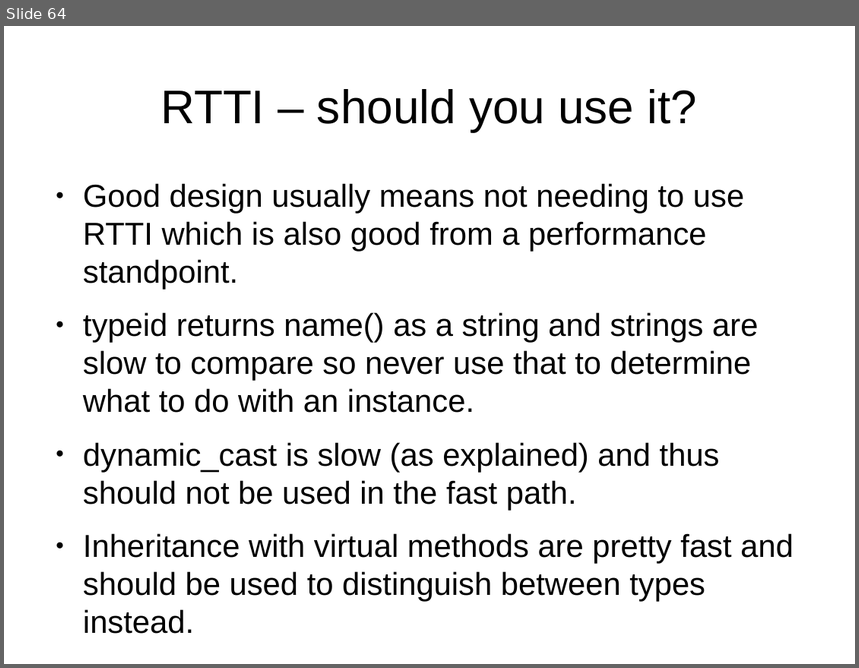
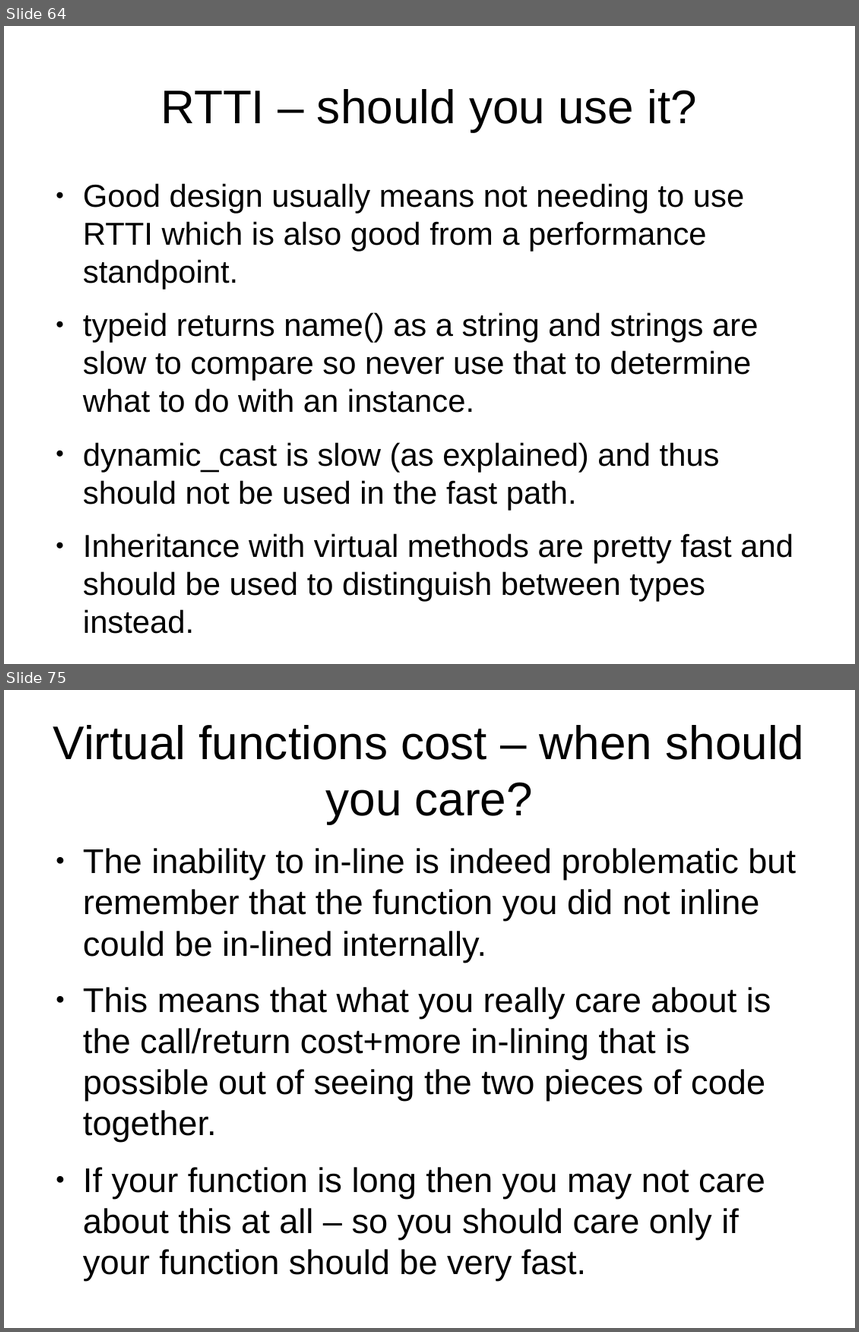
Before and after one commit to veltzer/demos-linux, a slide deck: multi_core/effective_cplusplus.odp. Shown one above the other, each under a label of ours: slide 64 before the commit, slides 64 and 75 after it; the slides between them are not shown. The pictures are 859x668 and 859x1332 pixels, drawn with LibreOffice and Linux fonts; fonts in the diff are those of the drawing. Boxes give left, top, right and bottom in pixels: in the first picture for what was removed or moved away, otherwise in the second. Text is boxed around its words. In the diff, an @@ line names an element or a change of style, - is before the commit and + after.

```diff
--- a/multi_core/effective_cplusplus.odp
+++ b/multi_core/effective_cplusplus.odp
@@ slide 75 added at (x1=4, y1=690, x2=855, y2=1328), background #FFFFFF @@
@@ title added at (x1=53, y1=725, x2=805, y2=825), 44 pt, text #000000 @@
+Virtual functions cost – when should you care?
@@ text added at (x1=83, y1=848, x2=796, y2=1275), 32 pt, text #000000 @@
+● The inability to in-line is indeed problematic but remember that the function you did not inline could be in-lined internally.
+● This means that what you really care about is the call/return cost+more in-lining that is possible out of seeing the two pieces of code together.
+● If your function is long then you may not care about this at all – so you should care only if your function should be very fast.
```
Also in this commit, not shown: 12 other slides added, 1 other file.
